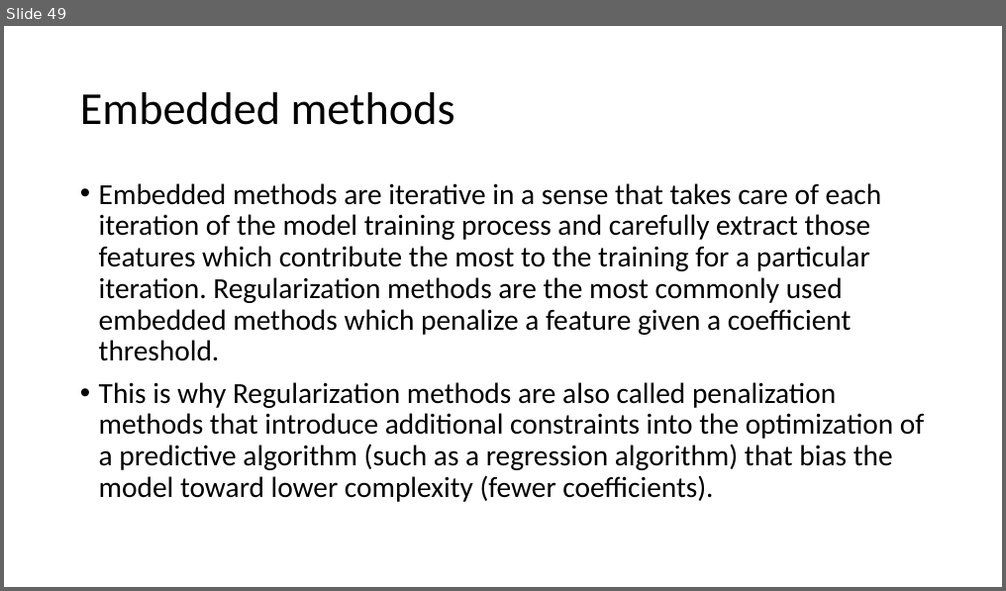
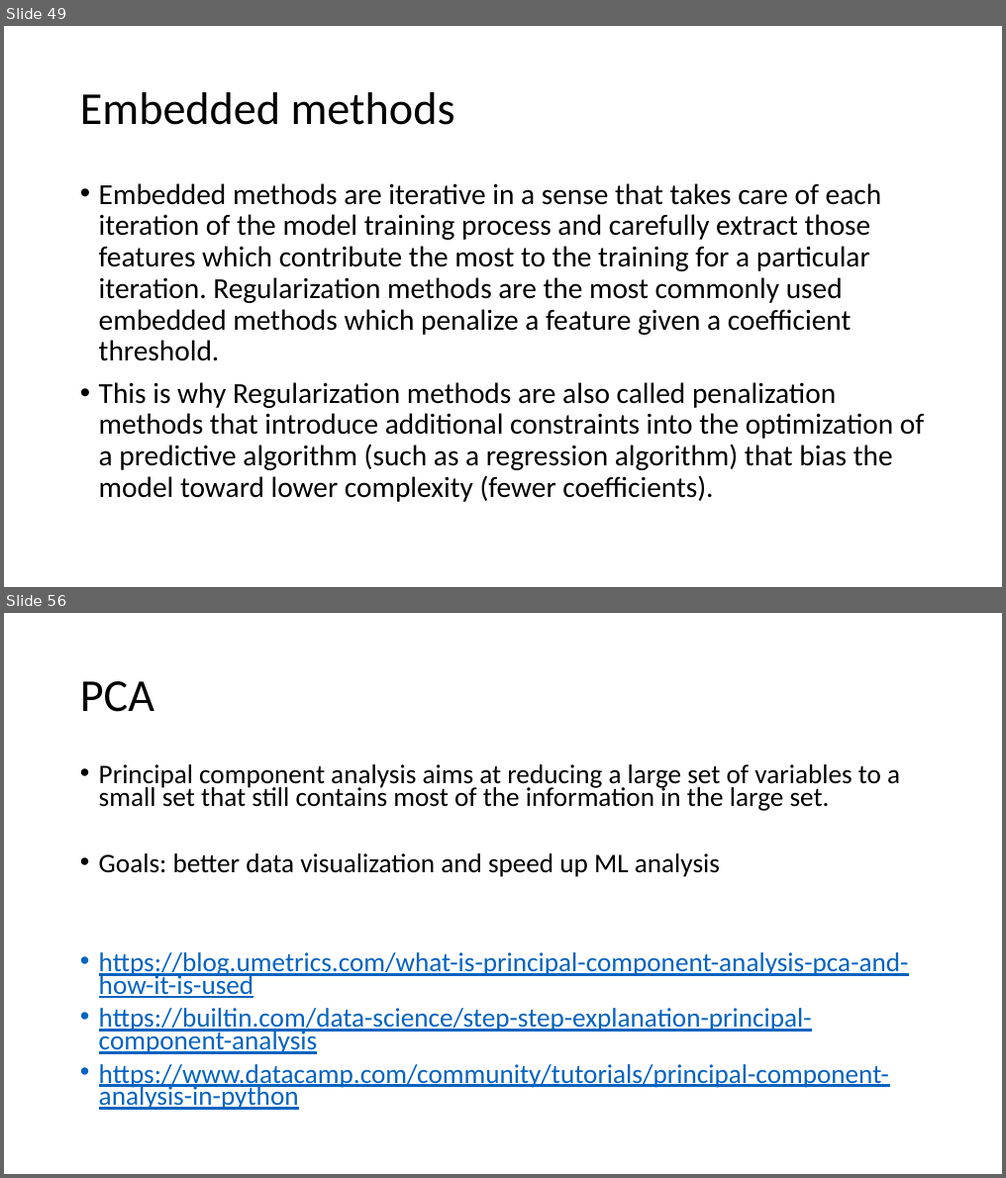
Before and after one commit to FranzGH/IoT_ML, a slide deck: Sklearn-UG.pptx. Shown one above the other, each under a label of ours: slide 49 before the commit, slides 49 and 56 after it; the slides between them are not shown. The pictures are 1006x591 and 1006x1178 pixels, drawn with LibreOffice and Linux fonts; fonts in the diff are those of the drawing. Boxes give left, top, right and bottom in pixels: in the first picture for what was removed or moved away, otherwise in the second. Text is boxed around its words. In the diff, an @@ line names an element or a change of style, - is before the commit and + after.

```diff
--- a/Sklearn-UG.pptx
+++ b/Sklearn-UG.pptx
@@ slide 56 added at (4, 613, 1002, 1174), background #FFFFFF @@
@@ title added at (80, 681, 154, 712), 44 pt, text #000000 @@
+PCA
@@ text added at (99, 764, 909, 1110), 25.9 pt, text #0563C1, underline @@
+• Principal component analysis aims at reducing a large set of variables to a small set that still contains most of the information in the large set.
+• Goals: better data visualization and speed up ML analysis
+• https://blog.umetrics.com/what-is-principal-component-analysis-pca-and-how-it-is-used
+• https://builtin.com/data-science/step-step-explanation-principal-component-analysis
+• https://www.datacamp.com/community/tutorials/principal-component-analysis-in-python
```
Also in this commit, not shown: 7 other slides added, 14 other files.
